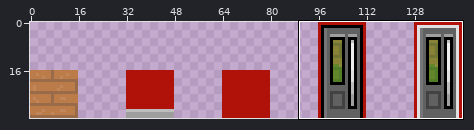
Pixel-art file -- BITA-2 Projekt/Assets/textures/leo/Paletts/home/home sprites.aseprite. Above, an overview of the earlier version with the close-up marked.
Close-up. Old version:
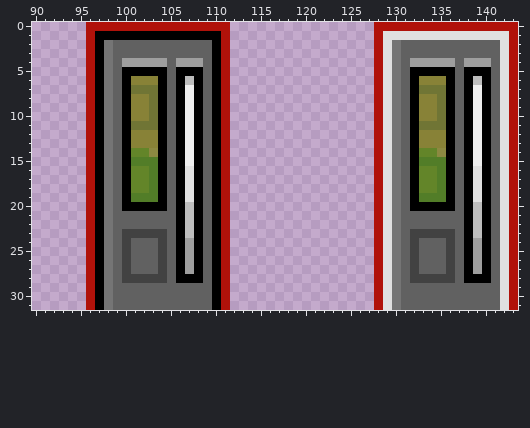
144x32 pixels, 1 frame. Shown: x 90..143, y 0..31.
New version:
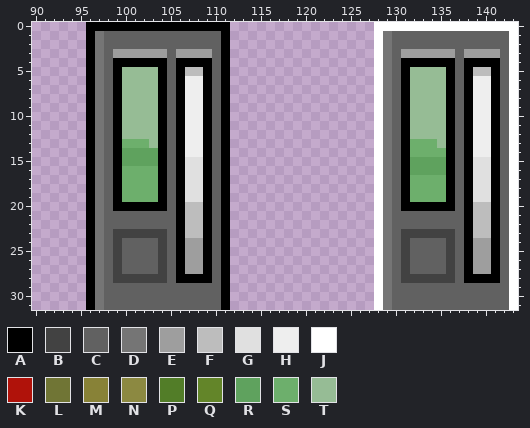
Palette (. is transparent): A #000000  B #424242  C #616161  D #757575  E #9e9e9e  F #bdbdbd  G #e0e0e0  H #eeeeee  J #ffffff  K #b0120a  L #707535  M #888237  N #8c8941  P #527d28  Q #638529  R #5fa25e  S #6daf6c  T #96bc95
Diff:
Layers "Layer 1", "boden":
y 0: x 96..111 KKKKKKKKKKKKKKKK -> AAAAAAAAAAAAAAAA; x 128..143 KKKKKKKKKKKKKKKK -> JJJJJJJJJJJJJJJJ
y 1: x 96..111 KAAAAAAAAAAAAAAK -> ADCCCCCCCCCCCCCA; x 128..143 KGGGGGGGGGGGGGGK -> JDCCCCCCCCCCCCCJ
y 2: x 96..98 KAD -> ADC; x 110..111 AK -> CA; x 128..130 KGD -> JDC; x 142..143 GK -> CJ
y 3: x 96..104 KADCCCCCC -> ADCEEEEEE; x 106..111 CCCCAK -> EEEECA; x 128..136 KGDCCCCCC -> JDCEEEEEE; x 138..143 CCCCGK -> EEEECJ
y 4: x 96..104 KADCEEEEE -> ADCAAAAAA; x 106..111 EEECAK -> AAAACA; x 128..136 KGDCEEEEE -> JDCAAAAAA; x 138..143 EEECGK -> AAAACJ
y 5: x 96..103 KADCAAAA -> ADCATTTT; x 107..111 AACAK -> FFACA; x 128..135 KGDCAAAA -> JDCATTTT; x 139..143 AACGK -> FFACJ
y 6: x 96..103 KADCAMMM -> ADCATTTT; x 107..111 FACAK -> HHACA; x 128..135 KGDCAMMM -> JDCATTTT; x 139..143 FACGK -> HHACJ
y 7: x 96..103 KADCALLL -> ADCATTTT; x 108..111 ACAK -> HACA; x 128..135 KGDCALLL -> JDCATTTT; x 140..143 ACGK -> HACJ
y 8..10: x 96..103 KADCAMML -> ADCATTTT; x 108..111 ACAK -> HACA; x 128..135 KGDCAMML -> JDCATTTT; x 140..143 ACGK -> HACJ
y 11: x 96..103 KADCALLL -> ADCATTTT; x 108..111 ACAK -> HACA; x 128..135 KGDCALLL -> JDCATTTT; x 140..143 ACGK -> HACJ
y 12: x 96..103 KADCAMMM -> ADCATTTT; x 108..111 ACAK -> HACA; x 128..135 KGDCAMMM -> JDCATTTT; x 140..143 ACGK -> HACJ
y 13: x 96..103 KADCAMMM -> ADCASSST; x 108..111 ACAK -> HACA; x 128..135 KGDCAMMM -> JDCASSST; x 140..143 ACGK -> HACJ
y 14: x 96..103 KADCAQQN -> ADCARRRR; x 108..111 ACAK -> HACA; x 128..135 KGDCAQQN -> JDCASSSS; x 140..143 ACGK -> HACJ
y 15: x 96..103 KADCAPPP -> ADCARRRR; x 107..111 HACAK -> GGACA; x 128..135 KGDCAPPP -> JDCARRRR; x 139..143 HACGK -> GGACJ
y 16: x 96..103 KADCAQQP -> ADCASSSS; x 108..111 ACAK -> GACA; x 128..135 KGDCAQQP -> JDCARRRR; x 140..143 ACGK -> GACJ
y 17..18: x 96..103 KADCAQQP -> ADCASSSS; x 108..111 ACAK -> GACA; x 128..135 KGDCAQQP -> JDCASSSS; x 140..143 ACGK -> GACJ
y 19: x 96..103 KADCAPPP -> ADCASSSS; x 108..111 ACAK -> GACA; x 128..135 KGDCAPPP -> JDCASSSS; x 140..143 ACGK -> GACJ
y 20: x 96..99 KADC -> ADCA; x 108..111 ACAK -> FACA; x 128..131 KGDC -> JDCA; x 140..143 ACGK -> FACJ
y 21..22: x 96..98 KAD -> ADC; x 108..111 ACAK -> FACA; x 128..130 KGD -> JDC; x 140..143 ACGK -> FACJ
y 23: x 96..99 KADC -> ADCB; x 108..111 ACAK -> FACA; x 128..131 KGDC -> JDCB; x 140..143 ACGK -> FACJ
y 24..27: x 96..100 KADCB -> ADCBC; x 108..111 ACAK -> EACA; x 128..132 KGDCB -> JDCBC; x 140..143 ACGK -> EACJ
y 28: x 96..99 KADC -> ADCB; x 109..111 CAK -> ACA; x 128..131 KGDC -> JDCB; x 141..143 CGK -> ACJ
y 29..31: x 96..98 KAD -> ADC; x 110..111 AK -> CA; x 128..130 KGD -> JDC; x 142..143 GK -> CJ
